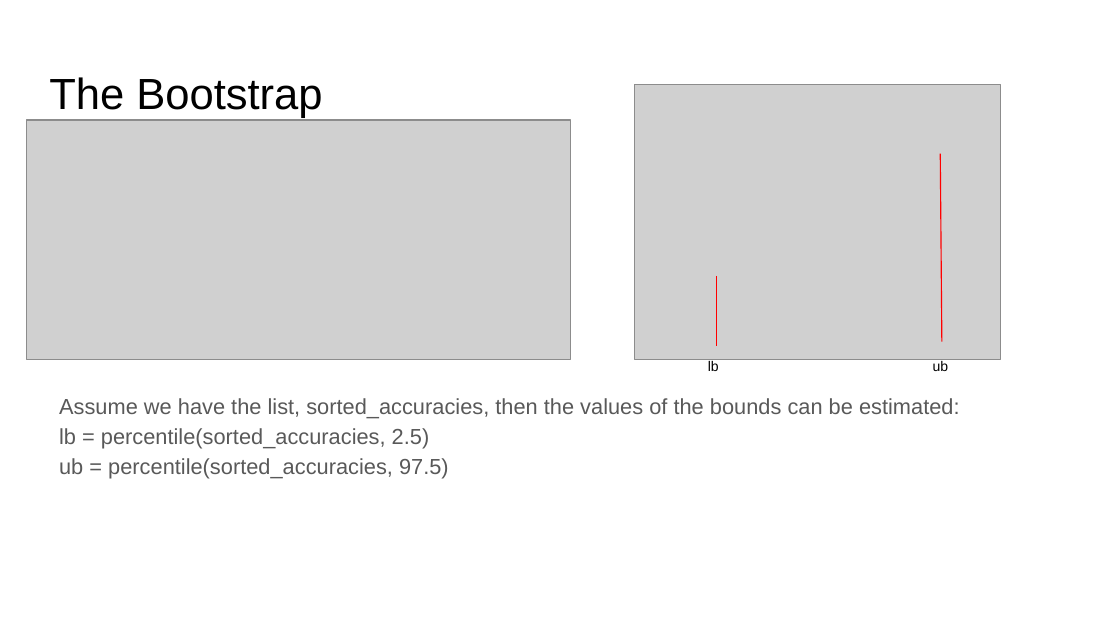
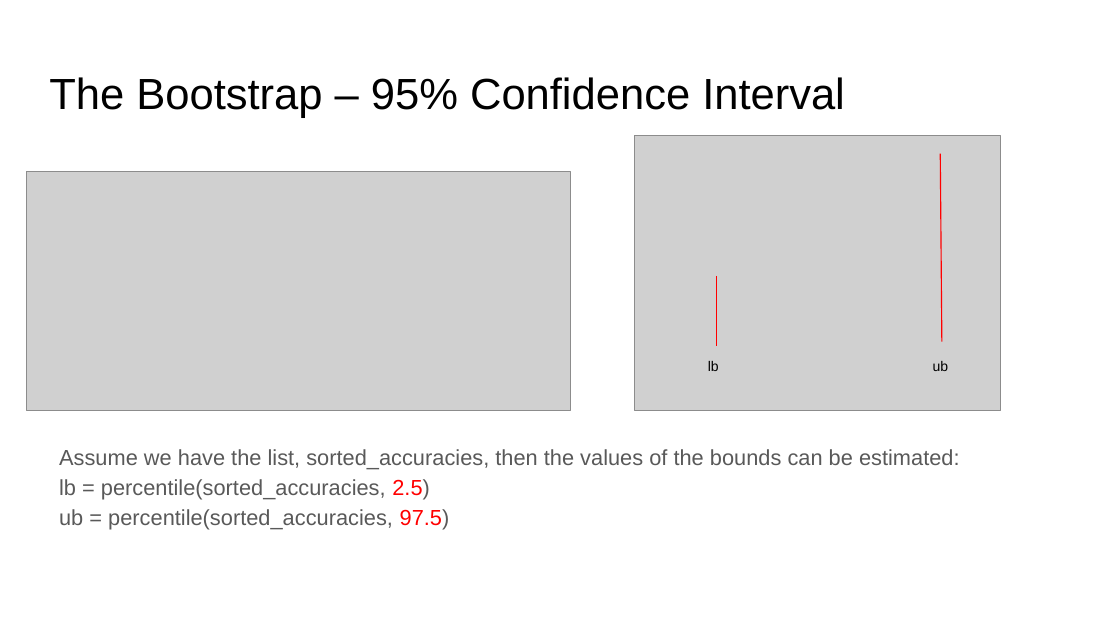
Before and after one commit to lutzhamel/CSC310, a slide deck: slide 10 of 12-models-3.pptx. Drawn at 1120x630 pixels with LibreOffice and Linux fonts; fonts in the diff are those of the drawing; grey boxes stand for pictures. Boxes give left, top, right and bottom in pixels: in the first picture for what was removed or moved away, otherwise in the second. Text is boxed around its words. In the diff, an @@ line names an element or a change of style, - is before the commit and + after.

```diff
--- a/12-models-3.pptx
+++ b/12-models-3.pptx
@@ title at bbox=[49, 77, 845, 118]: text changed @@
-The Bootstrap
+The Bootstrap – 95% Confidence Interval
@@ picture: place and size @@
-picture at bbox=[635, 85, 1001, 360]
+picture at bbox=[635, 136, 1001, 410]
@@ picture: place and size @@
-picture at bbox=[27, 120, 571, 360]
+picture at bbox=[27, 171, 571, 411]
@@ text "Assume we have the list, ...": place and size @@
-text "Assume we have the list, ..." at bbox=[59, 398, 960, 479]
+text "Assume we have the list, ..." at bbox=[59, 449, 960, 530]
@@ text "Assume we have the list, ..." at bbox=[59, 449, 960, 530]: text colour #595959 to #FF0000 in "2.5) 97.5)" @@
```
Also in this commit, not shown: 2 other slides changed, 1 other file.
